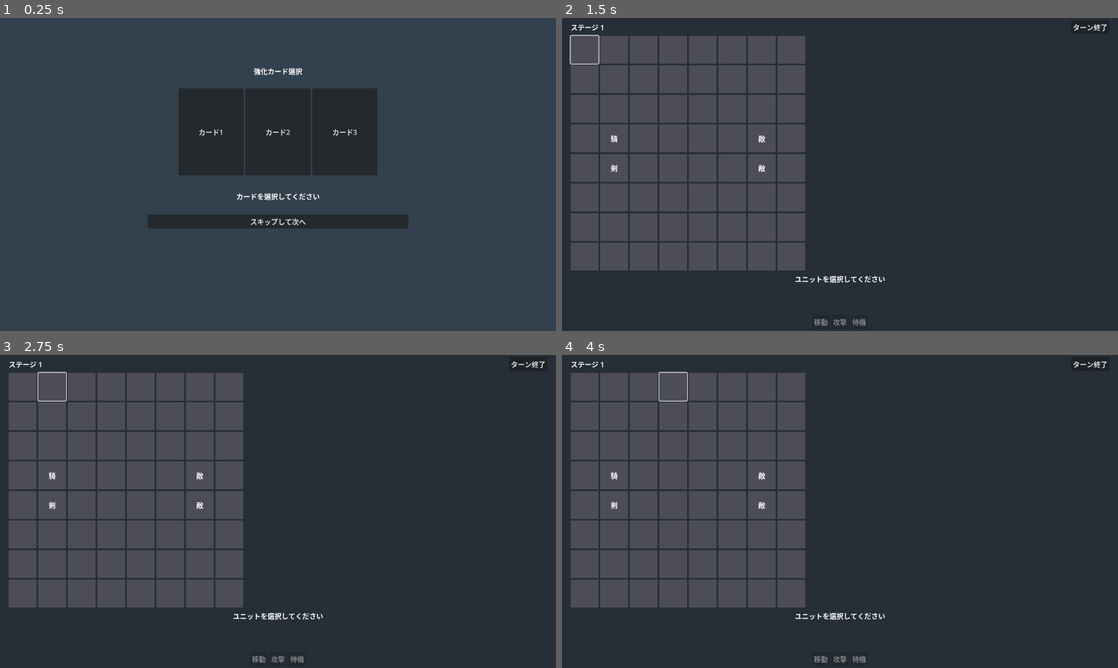
Above: before the commit, frames 1-4 (two rows, left to right).
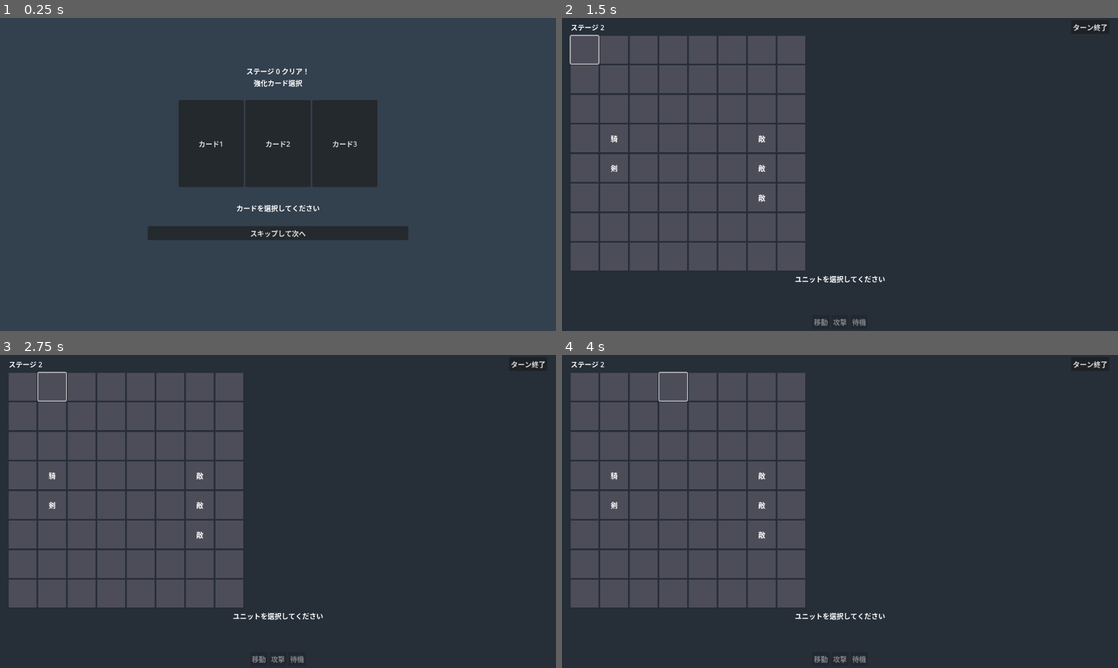
Above: after the commit, the same moments.

Repository: Akasaki-Kouji/Tactics-Roguelike-godot
Game: Godot game, scene res://scenes/card_upgrade.tscn
The game is run twice, just before and just after one commit, with the same random seed, the same clock (stepped at 60 frames per second) and the same inputs. This scene is started directly instead of the project's main scene.
Inputs (mouse positions are in pixels of both pictures, inside the frame that each line leads up to):
- Up to frame 1 (0.25 s): no input
- Up to frame 2 (1.5 s): click "スキップして次へ" at 0.5 s; click (584, 49) at 1.27 s
- Up to frame 3 (2.75 s): click (50, 386) at 2.02 s
- Up to frame 4 (4 s): click (645, 386) at 2.77 s; click (673, 386) at 3.52 s

The runs differ from the first frame. In frame 1, 6.7% of the frame differs, in the area x 26-74%, y 16-71%; in frame 2, less than 0.1%; in frame 3, less than 0.1%; in frame 4, less than 0.1%.
Error before the commit: Invalid assignment of property or key 'text' with value of type 'String' on a base object of type 'null instance'. (res://scripts/card_upgrade.gd:31)
Error after the commit: Invalid assignment of property or key 'text' with value of type 'String' on a base object of type 'null instance'. (res://scripts/card_upgrade.gd:37)

Commit message:
Implement card upgrade system with enemy scaling
- Add stage progression with enemy scaling (+3 stats per stage)
- Increase enemy count progressively (max 4)
- Heal player units to full HP between stages
- Improve card UI with detailed descriptions
- Display current stage number in battle and card upgrade screens
- Show detailed unit stats in card selection

🤖 Generated with [Claude Code](https://claude.com/claude-code)

Co-Authored-By: Claude <noreply@anthropic.com>

Diff:
--- a/project/scripts/battle.gd
+++ b/project/scripts/battle.gd
@@ -25,6 +25,9 @@
 
 	print("Battle scene ready")
 	print("Units count: ", game_manager.units.size())
+
+	# ステージ番号を更新
+	$VBoxContainer/TopBar/StageLabel.text = "ステージ %d" % game_manager.current_stage
 
 	setup_grid()
 	place_units()
--- a/project/scripts/card_upgrade.gd
+++ b/project/scripts/card_upgrade.gd
@@ -7,6 +7,10 @@
 
 func _ready():
 	game_manager = get_node("/root/GameManager")
+
+	# タイトルにステージクリア情報を追加
+	$VBoxContainer/Title.text = "ステージ %d クリア！\n強化カード選択" % (game_manager.current_stage - 1)
+
 	generate_cards()
 	display_cards()
 
@@ -15,22 +19,30 @@
 
 	# ランダムに3枚のカードを生成
 	var card_types = [
-		{"name": "HP+5", "type": "hp", "value": 5, "rarity": "standard"},
-		{"name": "攻撃+2", "type": "atk", "value": 2, "rarity": "standard"},
-		{"name": "防御+2", "type": "def", "value": 2, "rarity": "standard"},
-		{"name": "魔防+2", "type": "res", "value": 2, "rarity": "standard"},
-		{"name": "速さ+3", "type": "spd", "value": 3, "rarity": "standard"},
-		{"name": "技+3", "type": "dex", "value": 3, "rarity": "standard"},
-		{"name": "運+3", "type": "lck", "value": 3, "rarity": "standard"},
+		{"name": "体力強化", "type": "hp", "value": 5, "rarity": "standard", "desc": "最大HP+5\n耐久力が上がる"},
+		{"name": "攻撃強化", "type": "atk", "value": 2, "rarity": "standard", "desc": "攻撃力+2\n与ダメージ増加"},
+		{"name": "防御強化", "type": "def", "value": 2, "rarity": "standard", "desc": "防御力+2\n物理ダメージ軽減"},
+		{"name": "魔防強化", "type": "res", "value": 2, "rarity": "standard", "desc": "魔法防御+2\n魔法ダメージ軽減"},
+		{"name": "速さ強化", "type": "spd", "value": 3, "rarity": "standard", "desc": "速さ+3\n回避率上昇"},
+		{"name": "技強化", "type": "dex", "value": 3, "rarity": "standard", "desc": "技+3\n命中率上昇"},
+		{"name": "運強化", "type": "lck", "value": 3, "rarity": "standard", "desc": "運+3\nクリティカル率上昇"},
 	]
 
 	for i in range(3):
 		cards.append(card_types[randi() % card_types.size()])
 
 func display_cards():
-	$CardContainer/Card1.text = cards[0].name
-	$CardContainer/Card2.text = cards[1].name
-	$CardContainer/Card3.text = cards[2].name
+	# カード1
+	var card1_text = "[%s]\n\n%s" % [cards[0].name, cards[0].desc]
+	$CardContainer/Card1.text = card1_text
+
+	# カード2
+	var card2_text = "[%s]\n\n%s" % [cards[1].name, cards[1].desc]
+	$CardContainer/Card2.text = card2_text
+
+	# カード3
+	var card3_text = "[%s]\n\n%s" % [cards[2].name, cards[2].desc]
+	$CardContainer/Card3.text = card3_text
 
 func _on_card_1_pressed():
 	select_card(0)
@@ -55,7 +67,8 @@
 		var unit = game_manager.units[i]
 		if unit.is_player and unit.hp > 0:
 			var button = Button.new()
-			button.text = "%s (HP:%d ATK:%d)" % [unit.name, unit.hp, unit.atk]
+			button.custom_minimum_size = Vector2(0, 60)
+			button.text = "%s\nHP:%d/%d ATK:%d DEF:%d SPD:%d" % [unit.name, unit.hp, unit.max_hp, unit.atk, unit.def, unit.spd]
 			button.pressed.connect(_on_unit_selected.bind(i))
 			$UnitContainer.add_child(button)
 
--- a/project/scripts/game_manager.gd
+++ b/project/scripts/game_manager.gd
@@ -70,7 +70,33 @@
 
 func next_stage():
 	current_stage += 1
-	# ユニットの行動済みフラグをリセット
-	for unit in units:
-		unit.has_acted = false
+
+	# プレイヤーユニットのHPを全回復
+	for i in range(units.size()):
+		var unit = units[i]
+		if unit.is_player and unit.hp > 0:
+			unit.hp = unit.max_hp
+			unit.has_acted = false
+
+	# 敵ユニットを削除して新しい敵を生成
+	var player_units = []
+	for i in range(units.size()):
+		if units[i].is_player:
+			player_units.append(units[i])
+
+	units.clear()
+	units = player_units.duplicate()
+
+	# ステージに応じて敵を強化
+	var enemy_boost = (current_stage - 1) * 3  # ステージごとに全ステータス+3
+
+	# 敵の数も増やす（最大4体まで）
+	var enemy_count = min(2 + (current_stage - 1), 4)
+
+	for i in range(enemy_count):
+		if i % 2 == 0:
+			units.append(create_unit("敵兵士Lv%d" % current_stage, 18 + enemy_boost, 6 + enemy_boost, 5 + enemy_boost, 4 + enemy_boost, 6 + enemy_boost, 7 + enemy_boost, 4 + enemy_boost, false))
+		else:
+			units.append(create_unit("敵盗賊Lv%d" % current_stage, 16 + enemy_boost, 5 + enemy_boost, 3 + enemy_boost, 2 + enemy_boost, 8 + enemy_boost, 9 + enemy_boost, 6 + enemy_boost, false))
+
 	get_tree().change_scene_to_file("res://scenes/battle.tscn")
